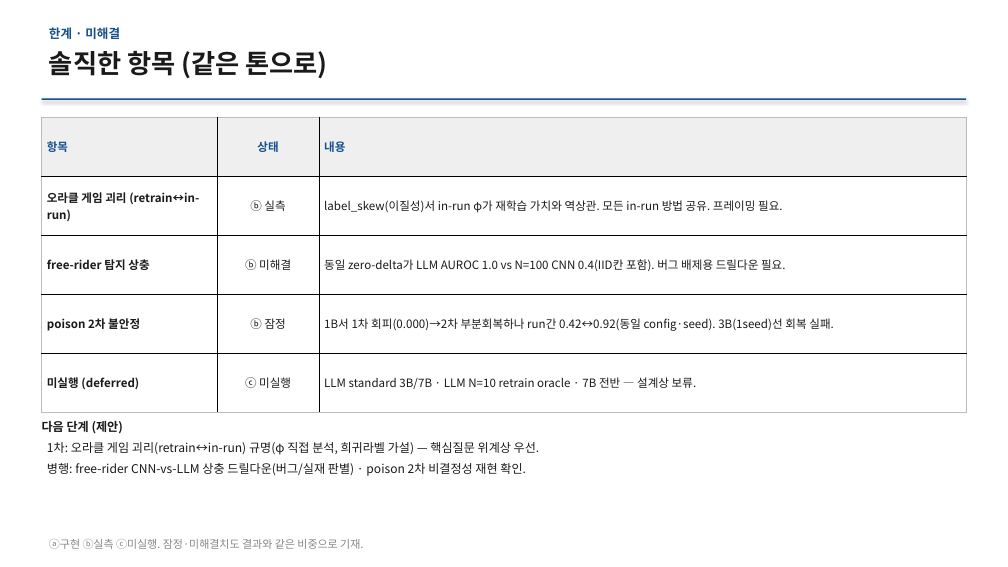
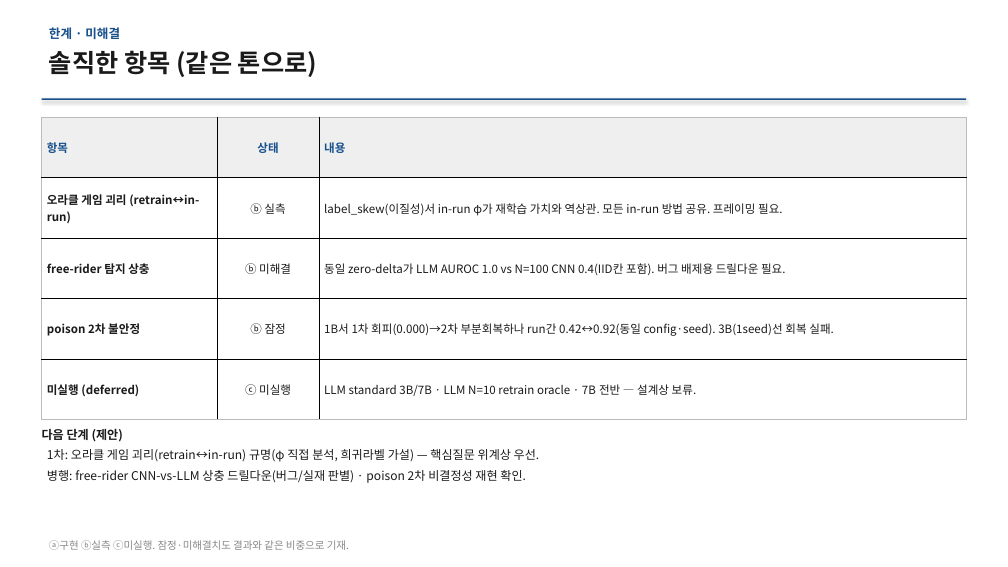
Before and after one commit to YongheeChoi/flirds, a slide deck: slide 14 of research-wiki/presentations/2026-06-results-report/flirds-results-2026-06.pptx (slide 18 before the commit). Drawn at 1008x567 pixels with LibreOffice and Linux fonts; fonts in the diff are those of the drawing. Boxes give left, top, right and bottom in pixels: in the first picture for what was removed or moved away, otherwise in the second. Text is boxed around its words. In the diff, an @@ line names an element or a change of style, - is before the commit and + after.

```diff
--- a/research-wiki/presentations/2026-06-results-report/flirds-results-2026-06.pptx
+++ b/research-wiki/presentations/2026-06-results-report/flirds-results-2026-06.pptx
@@ text "솔직한 항목 (같은 톤으로)" at (x1=49, y1=50, x2=317, y2=77): size 25 to 24 pt @@
@@ table resized from (x1=42, y1=117, x2=966, y2=412) to (x1=42, y1=117, x2=966, y2=420) @@
@@ text "다음 단계 (제안)" moved from (x1=42, y1=421, x2=540, y2=476) to (x1=42, y1=429, x2=540, y2=483) @@
@@ text "ⓐ구현 ⓑ실측 ⓒ미실행. 잠정·미해결치도 결과와 ..." at (x1=49, y1=540, x2=349, y2=550): size 10.5 to 10 pt @@
```
Also in this commit, not shown: 13 other slides changed, 4 slides removed, 20 other files.
